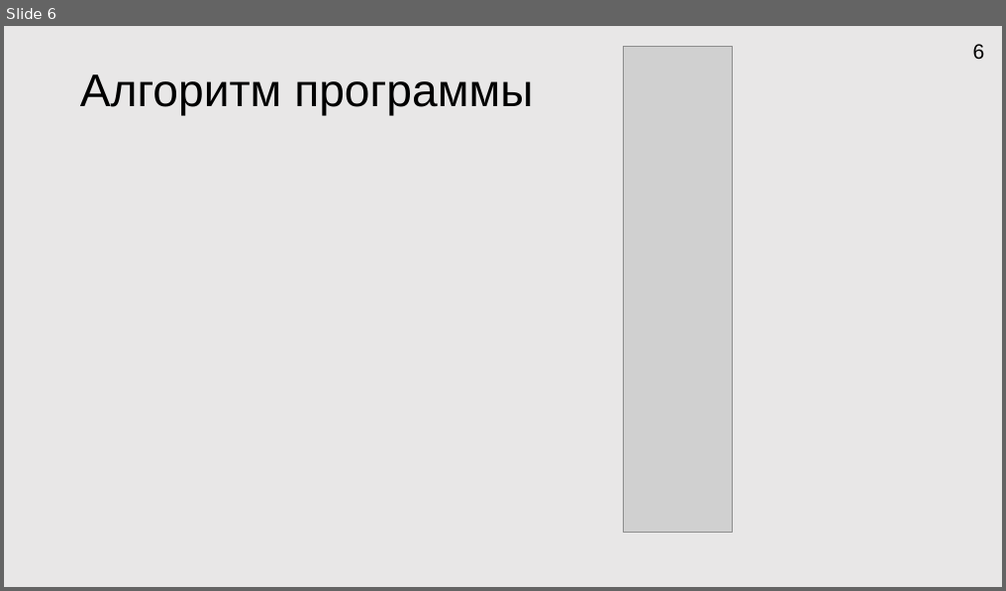
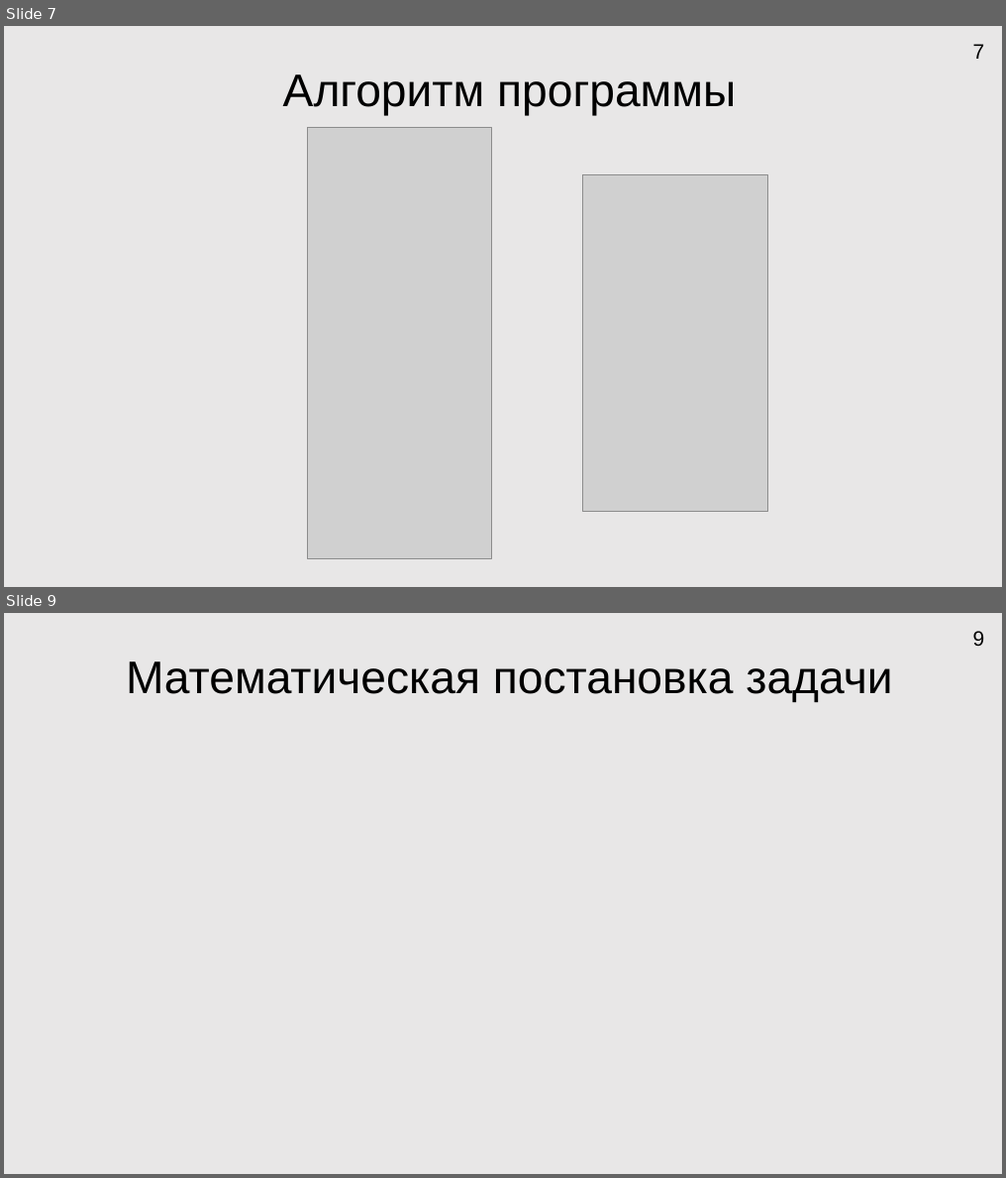
Before and after one commit to HORNetpy/testgitrepo, a slide deck: Docs/Мои документы/Презентация Microsoft PowerPoint.pptx. Shown one above the other, each under a label of ours: slide 6 before the commit, slides 7 and 9 after it; the slides between them are not shown. The pictures are 1006x591 and 1006x1178 pixels, drawn with LibreOffice and Linux fonts; fonts in the diff are those of the drawing; grey boxes stand for pictures. Boxes give left, top, right and bottom in pixels: in the first picture for what was removed or moved away, otherwise in the second. Text is boxed around its words. In the diff, an @@ line names an element or a change of style, - is before the commit and + after.

```diff
--- a/Docs/Мои документы/Презентация Microsoft PowerPoint.pptx
+++ b/Docs/Мои документы/Презентация Microsoft PowerPoint.pptx
@@ slide 9 added at box(4, 613, 1002, 1174), background #E9E7E7 @@
@@ page number added at box(973, 631, 985, 646), 20 pt, text #000000 @@
+9
@@ title added at box(126, 662, 892, 702), 44 pt, text #000000 @@
+Математическая постановка задачи
@@ what was slide 6 is now slide 7 @@
@@ slide 7 changed as well @@
@@ picture removed at box(623, 46, 732, 532) @@
@@ page number at box(973, 44, 985, 59): text changed @@
-6
+7
@@ title "Алгоритм программы" at box(283, 75, 736, 115): alignment left to centre @@
@@ picture added at box(307, 127, 491, 559) @@
@@ picture added at box(583, 174, 767, 511) @@
```
Also in this commit, not shown: 8 other slides changed, 5 other slides added, 1 slide removed, 4 other files.
